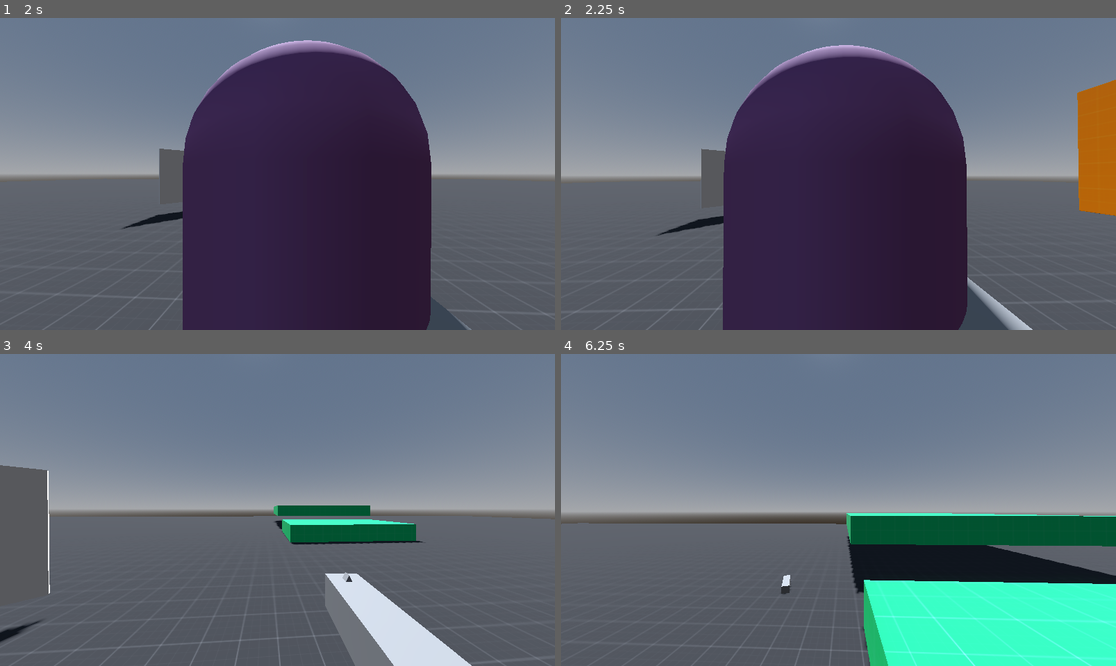
Above: before the commit, frames 1-4 (two rows, left to right).
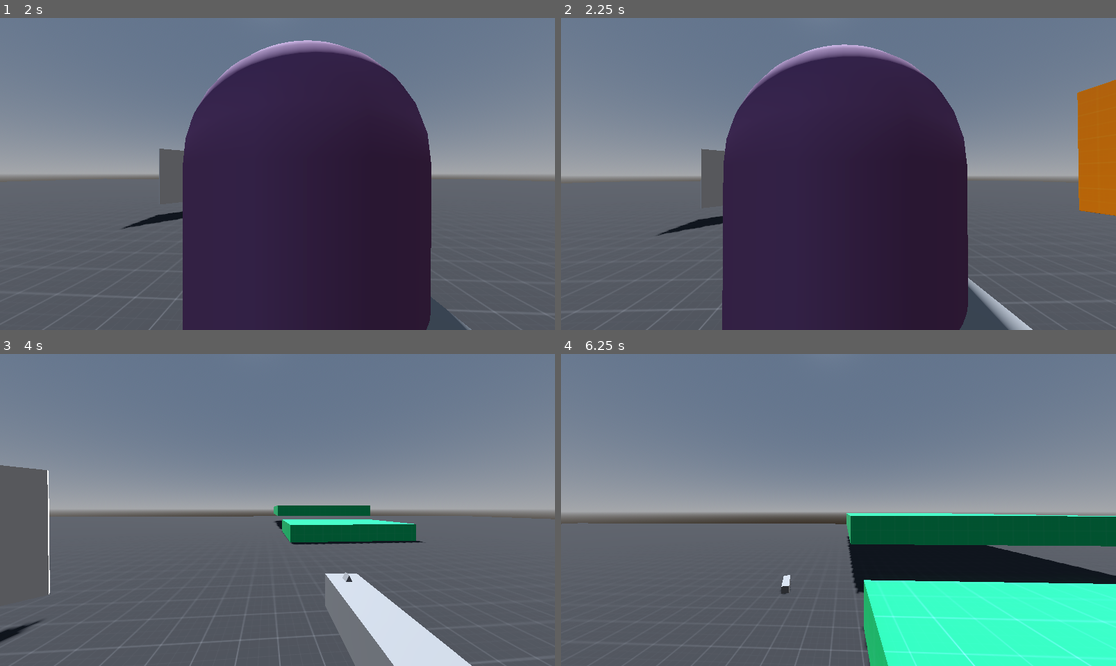
Above: after the commit, the same moments.

Repository: sam0622/fps
Game: Godot game, scene res://src/scenes/levels/testing_ground.tscn
Two runs of this game, one before a commit and one after it. Both use one fixed random seed, a clock stepped at 60 frames per second and the inputs below.
Inputs (mouse positions are in pixels of both pictures, inside the frame that each line leads up to):
- Up to frame 1 (2 s): move the mouse to (305, 174) at 0.52 s; press the mouse at (305, 174) at 0.53 s; hold W (moveUp) from 0.53 s (still down); tap Space (Jump) at 0.77, 1.52 s; move the mouse to (249, 174) at 1.27 s; release the mouse at (249, 174) at 1.28 s; click (249, 174) at 1.35 s
- Up to frame 2 (2.25 s): keep holding W (moveUp); move the mouse to (849, 167) at 2.02 s; press the mouse at (849, 167) at 2.03 s
- Up to frame 3 (4 s): keep holding W (moveUp); tap Enter at 2.75 s; move the mouse to (271, 516) at 2.77 s; release the mouse at (271, 516) at 2.78 s; click (271, 516) at 2.85 s; tap Space (Jump) at 3.02, 3.77 s; move the mouse to (316, 513) at 3.52 s; press the mouse at (316, 513) at 3.53 s
- Up to frame 4 (6.25 s): move the mouse to (794, 506) at 4.27 s; release the mouse at (794, 506) at 4.28 s; click (794, 506) at 4.35 s; tap Space (Jump) at 4.52, 6.02 s; move the mouse to (844, 510) at 5.02 s; press the mouse at (844, 510) at 5.03 s; move the mouse to (816, 503) at 5.77 s; release W (moveUp) at 5.78 s; release the mouse at (816, 503) at 5.78 s; hold Right (moveRight) from 5.78 s (still down); click (816, 503) at 5.85 s

Frame 1 is identical in both runs. In frame 2, 0.3% of the frame differs, in the area x 29-74%, y 8-100%; in frame 3, less than 0.1%; in frame 4, less than 0.1%.

Commit message:
code cleanup + bug fixes

Diff:
--- a/project.godot
+++ b/project.godot
@@ -20,7 +20,7 @@
 
 [debug]
 
-gdscript/warnings/untyped_declaration=1
+gdscript/warnings/untyped_declaration=2
 
 [editor]
 
--- a/src/scenes/guns/gun.tscn
+++ b/src/scenes/guns/gun.tscn
@@ -40,9 +40,4 @@
 end_thickness = 0.05
 metadata/_custom_type_script = "uid://dwihrndygdwxr"
 
-[node name="MuzzleRayCast" type="RayCast3D" parent="Muzzle"]
-unique_name_in_owner = true
-target_position = Vector3(0, 0, -1000)
-collision_mask = 15
-
 [connection signal="timeout" from="Cooldown" to="." method="_on_cooldown_timeout"]
--- a/src/scripts/chaser.gd
+++ b/src/scripts/chaser.gd
@@ -10,10 +10,11 @@
 
 var state := States.IDLE
 var gravity := ProjectSettings.get("physics/3d/default_gravity") as float
-var update_frequency = randi_range(15, 22)
+var update_frequency := randi_range(15, 22)
 
 @onready var agent := get_node("NavigationAgent3D")
 @onready var player := get_tree().get_first_node_in_group("player")
+
 
 func _ready() -> void:
 	if omnipotent:
@@ -21,7 +22,7 @@
 	$DespawnTimer.wait_time = GameManager.enemy_despawn_time
 
 
-func _physics_process(delta: float) -> void:
+func _physics_process(_delta: float) -> void:
 	if Engine.get_frames_drawn() % update_frequency == 0:
 		update_target_location(player.global_transform.origin)
 	velocity = Vector3.ZERO
@@ -32,15 +33,16 @@
 		velocity = (next_location - global_transform.origin).normalized() * move_speed
 		look_at(player.position, Vector3.UP)
 		if agent.is_navigation_finished():
-			set_state(States.IDLE)
+			attack()
+
 	move_and_slide()
 
 
-func set_health(new_health: int):
+func set_health(new_health: int) -> void:
 	health = new_health
 	print(health <= 0)
 	if health <= 0:
-		set_state(States.DEAD)
+		die()
 
 
 func set_state(new_state: States) -> void:
@@ -51,9 +53,9 @@
 		States.CHASING:
 			pass
 		States.ATTACKING:
-			attack()
+			pass
 		States.DEAD:
-			die()
+			pass
 
 
 func state_to_string() -> String:
@@ -71,19 +73,21 @@
 
 
 func attack() -> void:
+	set_state(States.ATTACKING)
 	#$AnimationPlayer.play("jump")
 	await get_tree().create_timer(0.15)
 	#$AnimationPlayer.play("attack")
 	set_state(States.CHASING)
 
 
-func on_hit(damage: int):
+func on_hit(damage: int) -> void:
 	if state != States.DEAD:
 		health -= damage
 		print(health)
 
 
 func die() -> void:
+	set_state(States.DEAD)
 	collision_mask = 0b00000000_00000000_00000000_00000100
 	$AnimationPlayer.play("die")
 	await $AnimationPlayer.animation_finished
--- a/src/scripts/game_manager.gd
+++ b/src/scripts/game_manager.gd
@@ -11,7 +11,7 @@
 
 @onready var main := get_node("/root/Main")
 
-func _process(delta: float) -> void:
+func _process(_delta: float) -> void:
 	time = Time.get_ticks_msec()
 
 
--- a/src/scripts/gun.gd
+++ b/src/scripts/gun.gd
@@ -46,7 +46,6 @@
 @onready var player := get_tree().get_first_node_in_group("player") as Player
 @onready var line := $Muzzle/LineRenderer3D
 @onready var player_ray := player.ray as RayCast3D
-@onready var muzzle_ray := get_node("%MuzzleRayCast")
 
 
 static func get_uid(gun: GunType) -> String:
@@ -58,7 +57,7 @@
 	self.position = player.get_node("Head/Camera3d/GunMarker").position
 
 
-func _process(delta: float) -> void:
+func _process(_delta: float) -> void:
 	if ammo == 0:
 		state = GunState.EMPTY
 
@@ -69,42 +68,18 @@
 	# Needs to be negated because of how Godot's coord system works
 	var ray_end := -(ray_origin + camera_direction * 1000) as Vector3
 
-	if get_colliding_ray() == player_ray:
+	if player_ray.is_colliding():
 		return player_ray.get_collision_point()
-	elif get_colliding_ray() == muzzle_ray:
-		return muzzle_ray.get_collision_point()
 	else:
 		return ray_end
-
-
-func get_colliding_ray() -> RayCast3D:
-	# not my proudest if statement
-	# i coulda made another function to get which collider is a shootable
-	# but that would either be a very long function
-	# or get_colliding_ray and the other function would call themselves
-	# so as much as i hate the triple nested if statement,
-	# this is probably the best way to do this
-	if player_ray.is_colliding():
-		if muzzle_ray.is_colliding():
-			if muzzle_ray.get_collider().has_method("_on_shot"):
-				return muzzle_ray
-			else:
-				return player_ray
-		else:
-			return player_ray
-
-	elif muzzle_ray.is_colliding():
-		return muzzle_ray
-	else:
-		return null
 
 
 func shoot() -> void:
 	if state != GunState.IDLE:
 		return
 
-	if not get_colliding_ray() == null:
-		var collision := get_colliding_ray().get_collider() as Node3D
+	if player_ray.is_colliding():
+		var collision := player_ray.get_collider() as Node3D
 		if collision.is_in_group("shootable"):
 			collision.on_hit()
 		elif collision.is_in_group("enemy"):
